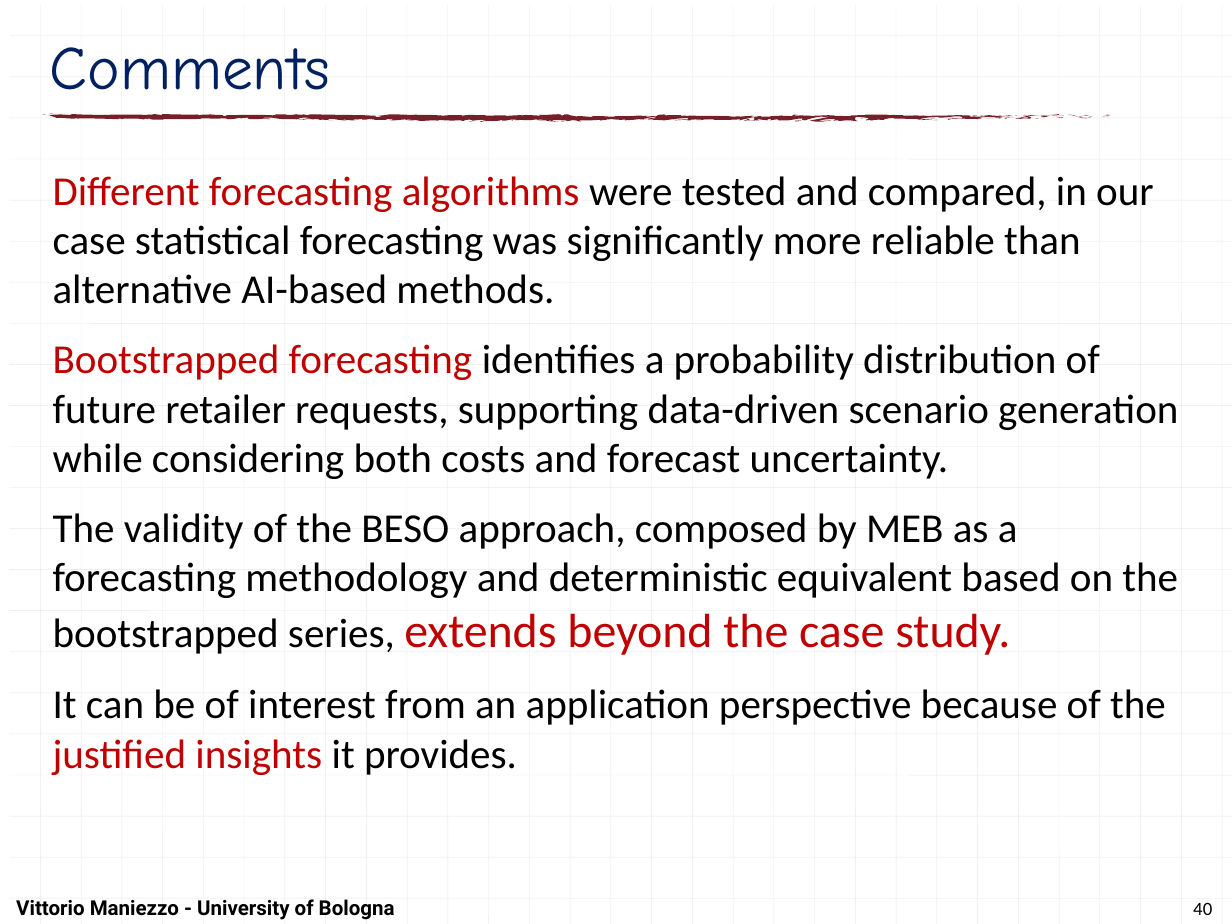
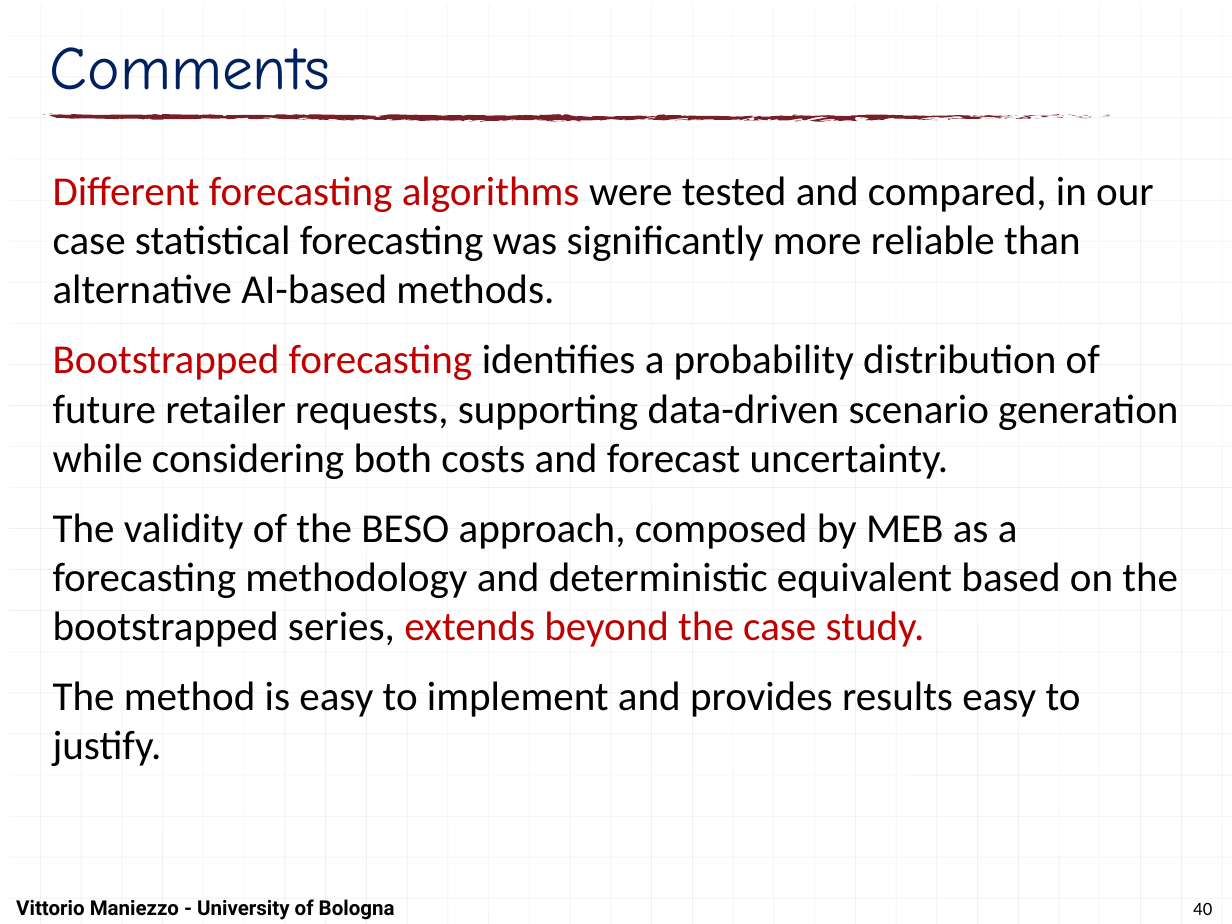
Before and after one commit to maniezzo/GDOforecast, a slide deck: slide 40 of doc/Schedulingseminar/schedulingSeminarXdock.pptx. Drawn at 1232x924 pixels with LibreOffice and Linux fonts; fonts in the diff are those of the drawing. Boxes give left, top, right and bottom in pixels: in the first picture for what was removed or moved away, otherwise in the second. Text is boxed around its words. In the diff, an @@ line names an element or a change of style, - is before the commit and + after.

```diff
--- a/doc/Schedulingseminar/schedulingSeminarXdock.pptx
+++ b/doc/Schedulingseminar/schedulingSeminarXdock.pptx
@@ text at (53, 513, 1178, 647): size 28 to 24 pt in "extends beyond the case study." @@
@@ text at (53, 681, 1081, 766): text changed @@
-It can be of interest from an application perspective because of the justified insights it provides.
+The method is easy to implement and provides results easy to justify.
```
Also in this commit, not shown: 13 other slides changed, 2 slides added, 3 slides removed.
